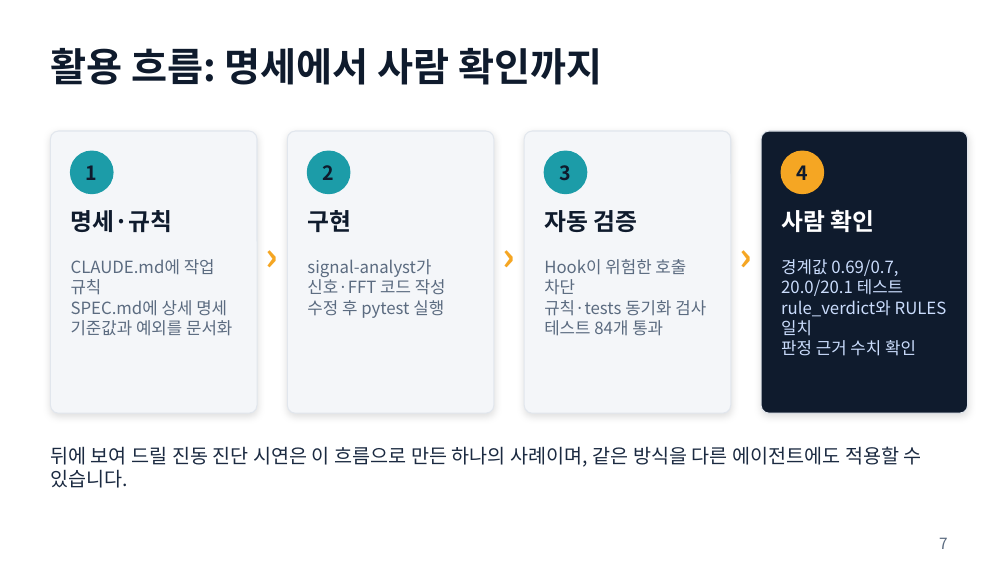
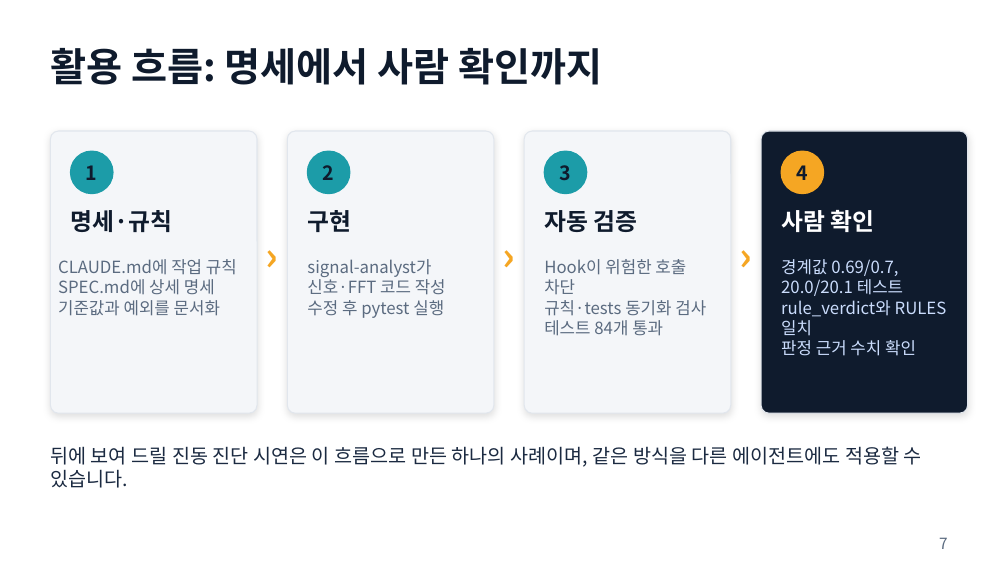
Before and after one commit to njpark22-eng/test, a slide deck: slide 7 of vibe-agent-demo-1.pptx. Drawn at 1008x567 pixels with LibreOffice and Linux fonts; fonts in the diff are those of the drawing. Boxes give left, top, right and bottom in pixels: in the first picture for what was removed or moved away, otherwise in the second. Text is boxed around its words. In the diff, an @@ line names an element or a change of style, - is before the commit and + after.

```diff
--- a/vibe-agent-demo-1.pptx
+++ b/vibe-agent-demo-1.pptx
@@ text "CLAUDE.md에 작업 규칙" rewrapped from (x1=71, y1=259, x2=232, y2=336) to (x1=58, y1=259, x2=237, y2=316) @@
```
Also in this commit, not shown: 10 other slides changed, 1 slide added.
